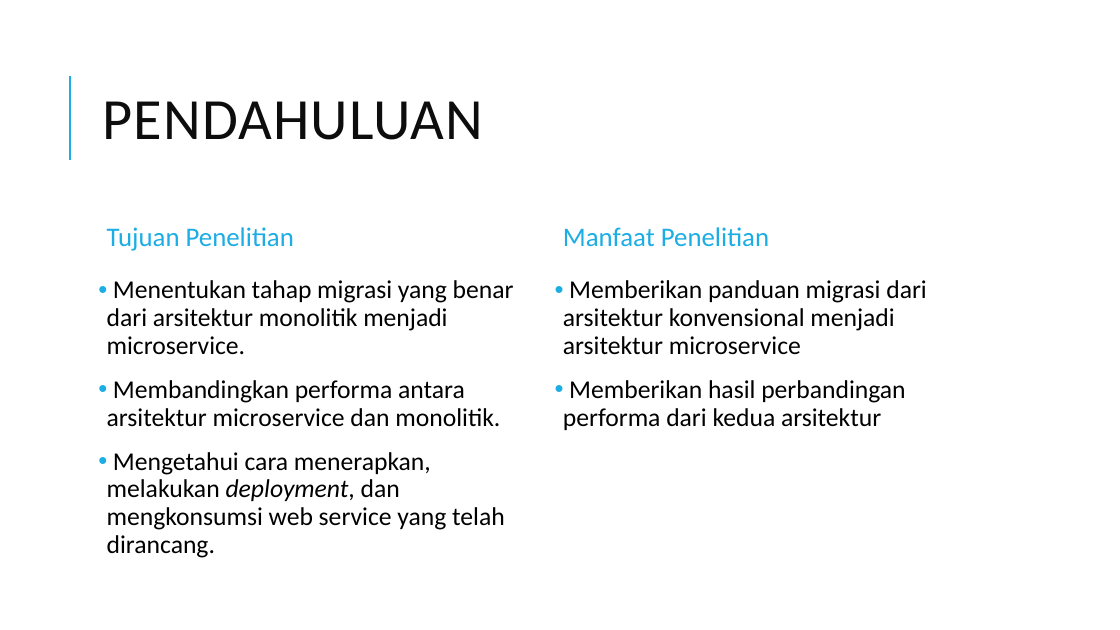
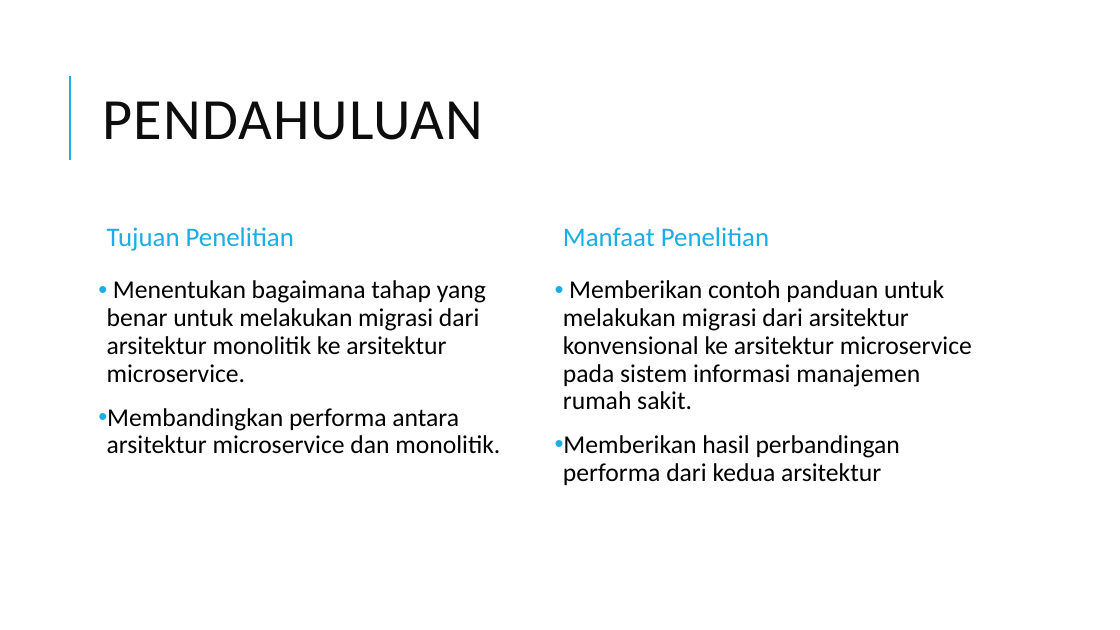
Before and after one commit to edriclaksaputra/tugasakhir, a slide deck: slide 4 of PPT.pptx. Drawn at 1120x630 pixels with LibreOffice and Linux fonts; fonts in the diff are those of the drawing. Boxes give left, top, right and bottom in pixels: in the first picture for what was removed or moved away, otherwise in the second. Text is boxed around its words. In the diff, an @@ line names an element or a change of style, - is before the commit and + after.

Commit message:
Untuk prasidang

```diff
--- a/PPT.pptx
+++ b/PPT.pptx
@@ text at (107, 280, 486, 383): text changed @@
-• Menentukan tahap migrasi yang benar dari arsitektur monolitik menjadi microservice.
+• Menentukan bagaimana tahap yang benar untuk melakukan migrasi dari arsitektur monolitik ke arsitektur microservice.
@@ text at (563, 280, 972, 410): text changed @@
-• Memberikan panduan migrasi dari arsitektur konvensional menjadi arsitektur microservice
+• Memberikan contoh panduan untuk melakukan migrasi dari arsitektur konvensional ke arsitektur microservice pada sistem informasi manajemen rumah sakit.
@@ text at (107, 452, 505, 558): paragraph removed @@
-• Mengetahui cara menerapkan, melakukan deployment, dan mengkonsumsi web service yang telah dirancang.
```
Also in this commit, not shown: 10 other slides changed, 16 slides added, 3 slides removed, 13 other files.
